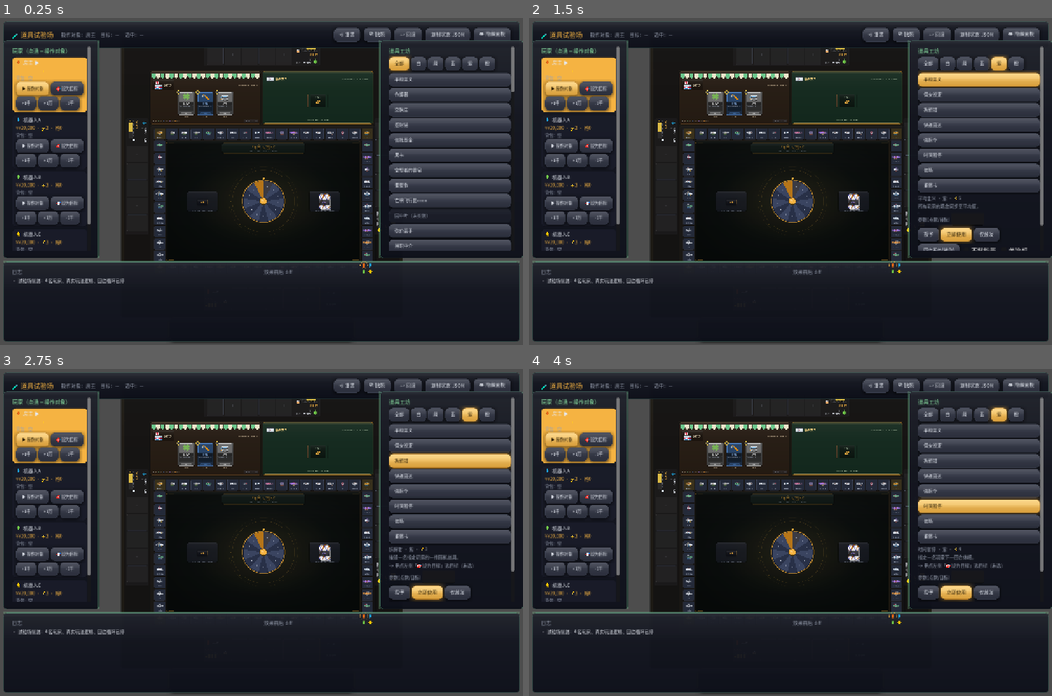
Above: before the commit, frames 1-4 (two rows, left to right).
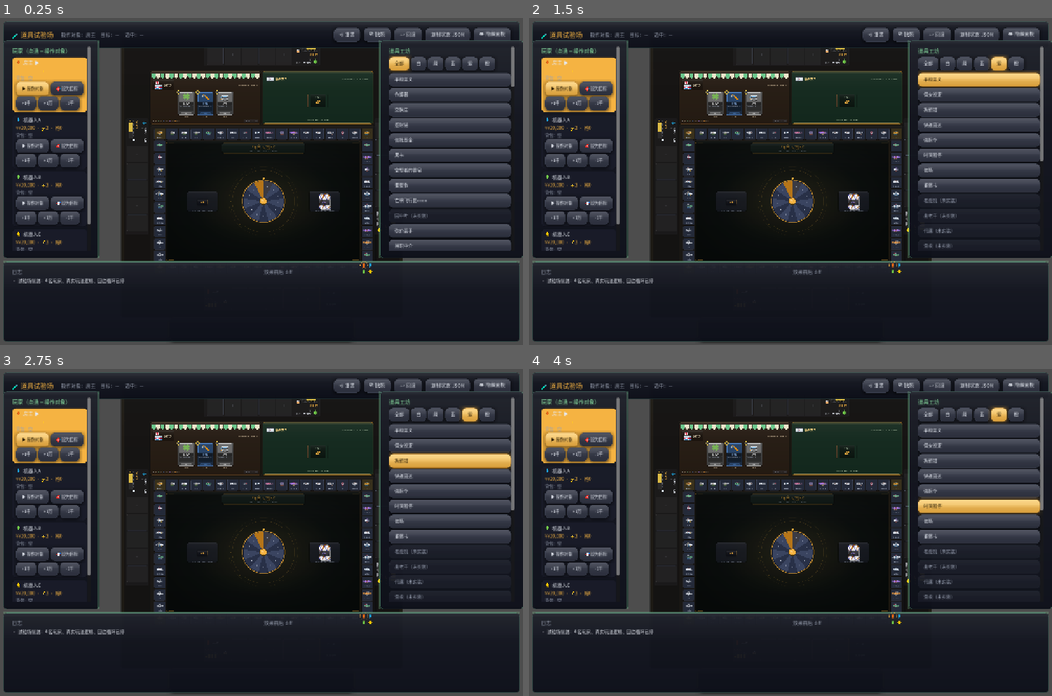
Above: after the commit, the same moments.

Repository: Lousync/dorm-monopoly
Game: Godot game, scene res://scenes/item_lab.tscn
Same seed, same stepped clock (60 frames per second), same inputs: the game is played once before the commit and once after it. This scene is started directly instead of the project's main scene.
Inputs:
- Up to frame 1 (0.25 s): no input
- Up to frame 2 (1.5 s): click "紫" at 0.5 s; click "平均主义" at 1.25 s
- Up to frame 3 (2.75 s): click "拆解钳" at 2 s
- Up to frame 4 (4 s): click "快递直达" at 2.75 s; click "时间暂停" at 3.5 s

The runs differ from the first frame. In frame 1, less than 0.1% of the frame differs, in the area x 97-99%, y 20-23%; in frame 2, 1.3%, in the area x 74-99%, y 43-72%; in frame 3, 1.1%; in frame 4, 1.1%.

Commit message:
道具数值专场二批：紫档主动全部改一次性 + 紫·新批次 9 件定稿落表
- 平均主义/拆解钳/快递直达/时间暂停/包场 由「主动+冷却」改「一次性」
  （用后自动丢弃回池、冷却归零）：限定紫档强度，呼应白手起家类科技
- 紫·新批次 9 件（老虎机/出老千/代课/没收/顶楼加盖/转专业/宿舍改造/
  打印店/刮刮乐）落 item_data.gd，implemented=false 不进货架池；
  表头注释补新选格类型 own_tile（顶楼加盖用）
- 道具图鉴.md 同步：速览/逐条改版 + 紫·新批次分节；共 69 件

Diff:
--- a/scripts/item_data.gd
+++ b/scripts/item_data.gd
@@ -25,11 +25,11 @@
 const BLACK_EXIT_COST := 1                     # 出口费 1 块地皮
 const BLACK_TIMEOUT := 20.0                    # 逛黑市发呆兜底
 
-## target: "player" = 需选玩家；"tile" = 需点地图选格；缺省 = 自身/全体。
+## target: "player" = 需选玩家；"tile" = 需点地图选格；"own_tile" = 需点自己名下的一块地皮（顶楼加盖）；缺省 = 自身/全体。
 ## then: "own_prop" = 选完玩家后再点他名下的一块地皮（两段式，如强拆令/抄家队）。
 const ITEMS := {
 	# ---- 首批（已实装）----
-	"平均主义": {"quality": "紫", "cost": 5, "type": "active", "unique": false, "cooldown": 8,
+	"平均主义": {"quality": "紫", "cost": 5, "type": "consumable", "unique": false, "cooldown": 0,
 		"desc": "所有玩家的现金同步至平均值。", "implemented": true, "icon": "item_balance"},
 	"作弊器": {"quality": "蓝", "cost": 3, "type": "active", "unique": false, "cooldown": 3,
 		"desc": "下一次转盘的点数由你决定。", "implemented": true, "icon": "item_dice"},
@@ -137,15 +137,15 @@
 		"desc": "指定一名玩家下回合点数 +3。", "implemented": true, "target": "player", "icon": "item_rollcall"},
 
 	# ---- 紫·史诗 ----
-	"拆解钳": {"quality": "紫", "cost": 3, "type": "active", "unique": false, "cooldown": 5,
+	"拆解钳": {"quality": "紫", "cost": 3, "type": "consumable", "unique": false, "cooldown": 0,
 		"desc": "摧毁一名指定玩家的一件随机道具。", "implemented": true, "target": "player", "icon": "item_wrench"},
-	"快递直达": {"quality": "紫", "cost": 4, "type": "active", "unique": false, "cooldown": 6,
+	"快递直达": {"quality": "紫", "cost": 4, "type": "consumable", "unique": false, "cooldown": 0,
 		"desc": "立刻移动到地图上的任意一格。", "implemented": true, "target": "tile", "icon": "item_rocket"},
 	"强拆令": {"quality": "紫", "cost": 5, "type": "consumable", "unique": false, "cooldown": 4,
 		"desc": "指定一名玩家的一块地皮变为无主。", "implemented": true, "target": "player", "then": "own_prop", "icon": "item_demolish"},
-	"时间暂停": {"quality": "紫", "cost": 4, "type": "active", "unique": false, "cooldown": 5,
+	"时间暂停": {"quality": "紫", "cost": 4, "type": "consumable", "unique": false, "cooldown": 0,
 		"desc": "指定一名玩家下一回合休眠。", "implemented": true, "target": "player", "icon": "item_pause"},
-	"包场": {"quality": "紫", "cost": 4, "type": "active", "unique": false, "cooldown": 4,
+	"包场": {"quality": "紫", "cost": 4, "type": "consumable", "unique": false, "cooldown": 0,
 		"desc": "指定一名玩家接下来两个回合不能使用道具。", "implemented": true, "target": "player", "icon": "item_bookout"},
 	"重修卡": {"quality": "紫", "cost": -1, "type": "passive", "unique": true, "cooldown": 0,
 		"desc": "每回合你可以使用两次道具，共三次。", "implemented": true, "icon": "item_retake"},
@@ -153,6 +153,26 @@
 	# ---- 橙·传说 ----
 	"二两寒暑": {"quality": "橙", "cost": 3, "type": "active", "unique": true, "cooldown": 3,
 		"desc": "指定一名玩家接下来两个道具的消耗各 +2。", "implemented": true, "target": "player", "icon": "item_thermo"},
+
+	# ---- 紫·新批次（2026-10-04 定稿，待实装：implemented=false 不进货架池） ----
+	"老虎机": {"quality": "紫", "cost": 3, "type": "consumable", "unique": false, "cooldown": 0,
+		"desc": "转三把数字，奖金按点数翻倍，连号豹子更肥。", "implemented": false, "icon": "item_slot"},
+	"出老千": {"quality": "紫", "cost": 4, "type": "consumable", "unique": false, "cooldown": 0,
+		"desc": "开一场赌局，就算没赢也能和赢家平分奖金。", "implemented": false, "icon": "item_gamble"},
+	"代课": {"quality": "紫", "cost": 3, "type": "consumable", "unique": false, "cooldown": 0,
+		"desc": "你的下一笔租金，由房东替你付。", "implemented": false, "icon": "item_substitute"},
+	"没收": {"quality": "紫", "cost": 4, "type": "consumable", "unique": false, "cooldown": 0,
+		"desc": "指定玩家的一件随机道具，直接归你。", "implemented": false, "target": "player", "icon": "item_confiscate"},
+	"顶楼加盖": {"quality": "紫", "cost": 3, "type": "consumable", "unique": false, "cooldown": 0,
+		"desc": "你的一块地皮直接加盖两层。", "implemented": false, "target": "own_tile", "icon": "item_roof"},
+	"转专业": {"quality": "紫", "cost": 4, "type": "consumable", "unique": false, "cooldown": 0,
+		"desc": "与指定玩家各挑一块地皮互换。", "implemented": false, "target": "player", "icon": "item_transfer"},
+	"宿舍改造": {"quality": "紫", "cost": 4, "type": "consumable", "unique": false, "cooldown": 0,
+		"desc": "学校八折收购他的一块地皮，补偿归他。", "implemented": false, "target": "player", "icon": "item_redevelop"},
+	"打印店": {"quality": "紫", "cost": 4, "type": "consumable", "unique": false, "cooldown": 0,
+		"desc": "复印他的随机一件道具（橙货拒印）。", "implemented": false, "target": "player", "icon": "item_copy"},
+	"刮刮乐": {"quality": "紫", "cost": 2, "type": "consumable", "unique": false, "cooldown": 0,
+		"desc": "刮开涂层，随机 ¥100~¥1000。", "implemented": false, "icon": "item_scratch"},
 }
 
 static func def(id: String) -> Dictionary:
Not shown, changed: doc/game-design/道具图鉴.md
